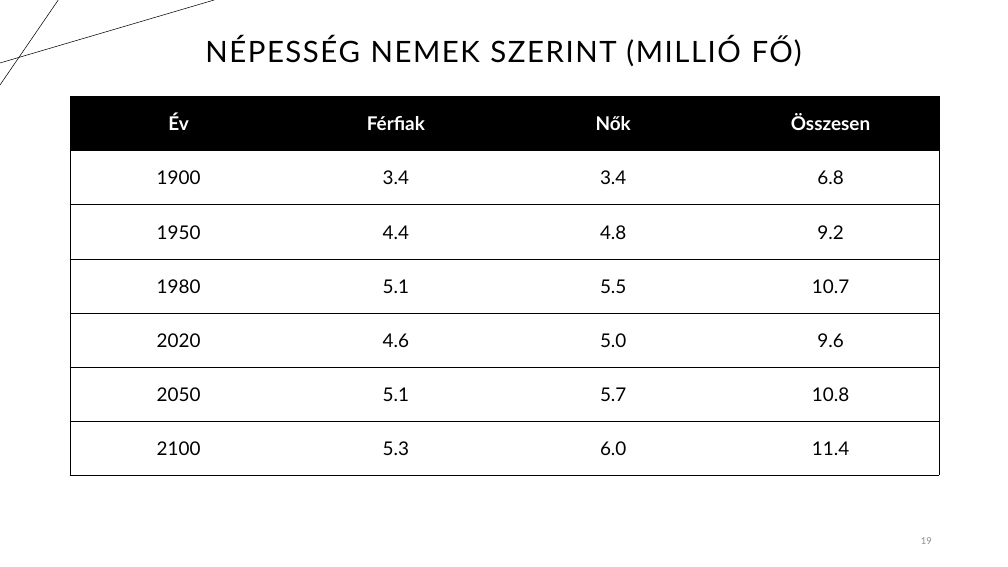
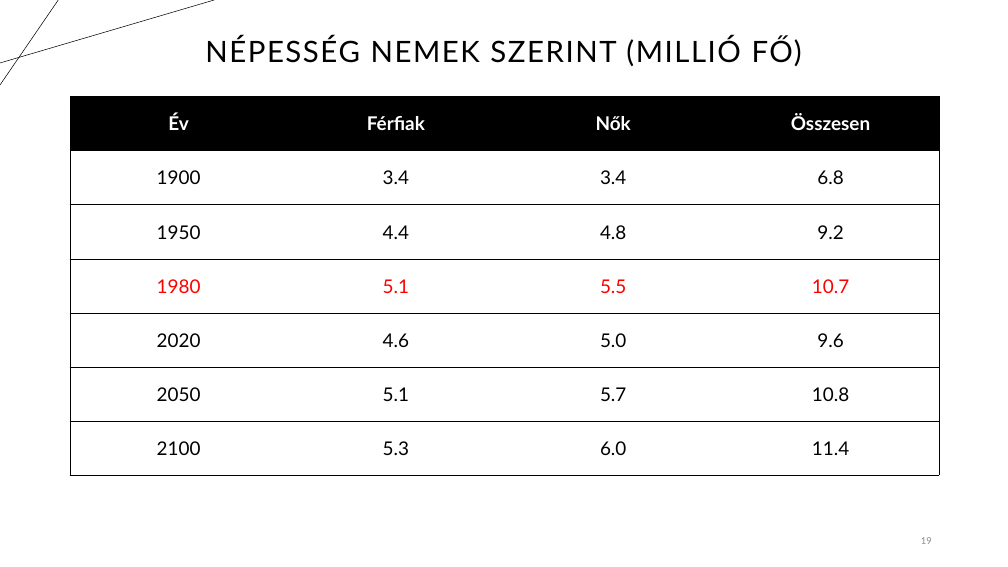
Before and after one commit to tthzsombor/prog_bead, a slide deck: slide 19 of Nepesseg.pptx. Drawn at 1008x567 pixels with LibreOffice and Linux fonts; fonts in the diff are those of the drawing. Boxes give left, top, right and bottom in pixels: in the first picture for what was removed or moved away, otherwise in the second. Text is boxed around its words. In the diff, an @@ line names an element or a change of style, - is before the commit and + after.

```diff
--- a/Nepesseg.pptx
+++ b/Nepesseg.pptx
@@ table at <box>70,97,941,476</box> @@
@@ text colour #000000 to #FF0000 in "1980", "5.1", "5.5", "10.7" @@
```
Also in this commit, not shown: 1 other slide changed, 1 other file.
